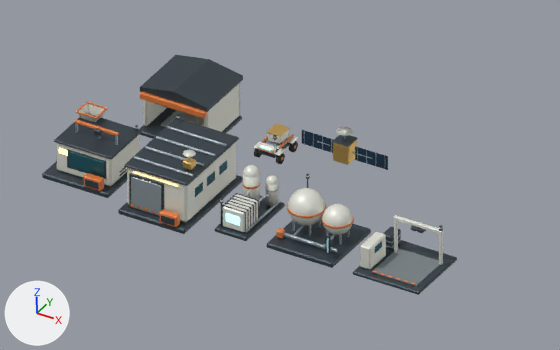
An edit to the Blender file lunar-art-test/game/assets/space-library.blend, drawn before and after from the same camera.
The view is the same before and after, from the file's camera 'Camera.004'. The axes (+X, +Y, +Z) are drawn at lower left. The lights are the same throughout. The picture after the commit comes second.

The scene before the commit, as lines of its bpy script (objects in view):
```python
me_cube_074 = bpy.data.meshes.new('Cube.074')
me_cube_074.from_pydata(...)  # 56 vertices, 44 faces; spans x -1.75..1.75, y -2.4..2.6, z 0.3..3.68
me_cube_074.materials.append(mat_lunar___ceramic_ivory)  # white #e5e6db
me_cube_131 = bpy.data.meshes.new('Cube.131')
me_cube_131.from_pydata(...)  # 100 vertices, 86 faces; spans x -1.92..1.92, y -1.92..1.92, z 0.0..2.59
me_cube_131.materials.append(mat_lunar___graphite_structure)  # greyish blue #3c4850
me_cube_160 = bpy.data.meshes.new('Cube.160')
me_cube_160.from_pydata(...)  # 96 vertices, 104 faces; spans x -1.8..1.65, y -1.4..1.0, z 0.2..2.22
me_cube_160.materials.append(mat_lunar___ceramic_ivory)  # white #e5e6db
ob_assembler_ivory = bpy.data.objects.new('assembler_ivory', me_cube_074)
ob_assembler_ivory.location = (-5.0, 0.0, 0.0)
ob_dock_ivory = bpy.data.objects.new('dock_ivory', me_cube_160)
ob_dock_ivory.location = (8.0, 0.0, 0.0)
ob_tank_dark = bpy.data.objects.new('tank_dark', me_cube_131)
ob_tank_dark.location = (3.0, 0.0, 0.0)
# also in view: 'roverbay_orange' at (-8.0, 5.74, 1.36); 'satellite_pv' at (1.0, 6.0, 1.5); 'roverbay_dark' at (-8.0, 6.01, 1.48); 'satellite_gold' at (1.0, 6.0, 1.5); 'dock_dark' at (8.0, 0.0, 1.22)
```
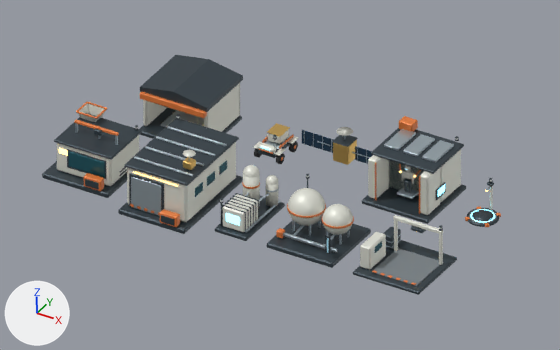
The change, as a list of edits to the scene's bpy script:
```text
Add ob_chargepad_orange:
    ob_chargepad_orange = bpy.data.objects.new('chargepad_orange', me_cube_163)  # 96 vertices, 104 faces; spans x -0.707..0.707, y -0.707..0.707, z 0.0..0.14; in mat_lunar___burnt_orange_safety (orange #e77e3c)
    ob_chargepad_orange.location = (9.0, 6.0, 0.0)
Add ob_chargepad_cyan:
    ob_chargepad_cyan = bpy.data.objects.new('chargepad_cyan', me_cylinder_044)  # a 24-sided cylinder along z spanning x -0.62..0.62, y -0.62..0.62, z 0.122..0.137; in mat_lunar___electrolysis_glow (cyan #89e7ff, glowing cyan #89e7ff)
    ob_chargepad_cyan.location = (9.0, 6.0, 0.0)
Add ob_chargepad_floor:
    ob_chargepad_floor = bpy.data.objects.new('chargepad_floor', me_cylinder_043)  # a 24-sided cylinder along z spanning x -0.7..0.7, y -0.7..0.7, z 0.095..0.125; in mat_lunar___regolith_composite (grey #798186)
    ob_chargepad_floor.location = (9.0, 6.0, 0.0)
Add ob_chargepad_dark:
    ob_chargepad_dark = bpy.data.objects.new('chargepad_dark', me_cylinder_042)  # 152 vertices, 98 faces; spans x -0.82..0.82, y -0.82..0.88, z 0.0..1.91; in mat_lunar___graphite_structure (greyish blue #3c4850)
    ob_chargepad_dark.location = (9.0, 6.0, 0.0)
Add ob_foundry_cyan:
    ob_foundry_cyan = bpy.data.objects.new('foundry_cyan', me_cube_150_1)  # 48 vertices, 52 faces; spans x -0.09..1.84, y -0.77..-0.05, z 0.95..2.04; in mat_lunar___electrolysis_glow (cyan #89e7ff, glowing cyan #89e7ff)
    ob_foundry_cyan.location = (5.0, 6.0, 0.0)
Add ob_foundry_orange:
    ob_foundry_orange = bpy.data.objects.new('foundry_orange', me_cube_145)  # 120 vertices, 130 faces; spans x -1.7..1.3, y -1.63..1.95, z 0.25..3.2; in mat_lunar___burnt_orange_safety (orange #e77e3c)
    ob_foundry_orange.location = (5.0, 6.0, 0.0)
Add ob_foundry_glass:
    ob_foundry_glass = bpy.data.objects.new('foundry_glass', me_cube_144)  # 24 vertices, 26 faces; spans x -1.25..1.25, y -0.3..-0.26, z 0.35..2.45; in mat_lunar___deep_teal_glazing (dark cyan #2c6976)
    ob_foundry_glass.location = (5.0, 6.0, 0.0)
Add ob_foundry_metal:
    ob_foundry_metal = bpy.data.objects.new('foundry_metal', me_cube_139)  # 96 vertices, 104 faces; spans x -1.5..1.5, y -0.95..1.4, z 0.5..2.82; in mat_lunar___brushed_stainless (pale blue #b8c7ce)
    ob_foundry_metal.location = (5.0, 6.0, 0.0)
Add ob_foundry_ivory:
    ob_foundry_ivory = bpy.data.objects.new('foundry_ivory', me_cube_137)  # 172 vertices, 172 faces; spans x -1.75..1.75, y -1.6..1.8, z 0.25..2.55; in mat_lunar___ceramic_ivory (white #e5e6db)
    ob_foundry_ivory.location = (5.0, 6.0, 0.0)
Add ob_foundry_dark:
    ob_foundry_dark = bpy.data.objects.new('foundry_dark', me_cube_136)  # 200 vertices, 202 faces; spans x -1.92..1.92, y -1.92..1.92, z 0.0..3.14; in mat_lunar___graphite_structure (greyish blue #3c4850)
    ob_foundry_dark.location = (5.0, 6.0, 0.0)
```

Boxes (x1, y1, x2, y2) around the edits, measured in the pictures (560 x 350 px):
'foundry_dark', added: after (362, 128, 466, 224)
'foundry_ivory', added: after (368, 149, 461, 215)
'foundry_metal', added (pale blue): after (384, 129, 454, 199)
'chargepad_dark', added: after (466, 178, 499, 227)
'foundry_orange', added: after (375, 116, 421, 214)
'foundry_glass', added (mostly hidden): after (389, 160, 423, 196)
'chargepad_floor', added: after (469, 209, 497, 224)
'chargepad_cyan', added: after (471, 209, 495, 223)
'chargepad_orange', added: after (465, 206, 501, 227)
'foundry_cyan', added: after (406, 169, 445, 197)
